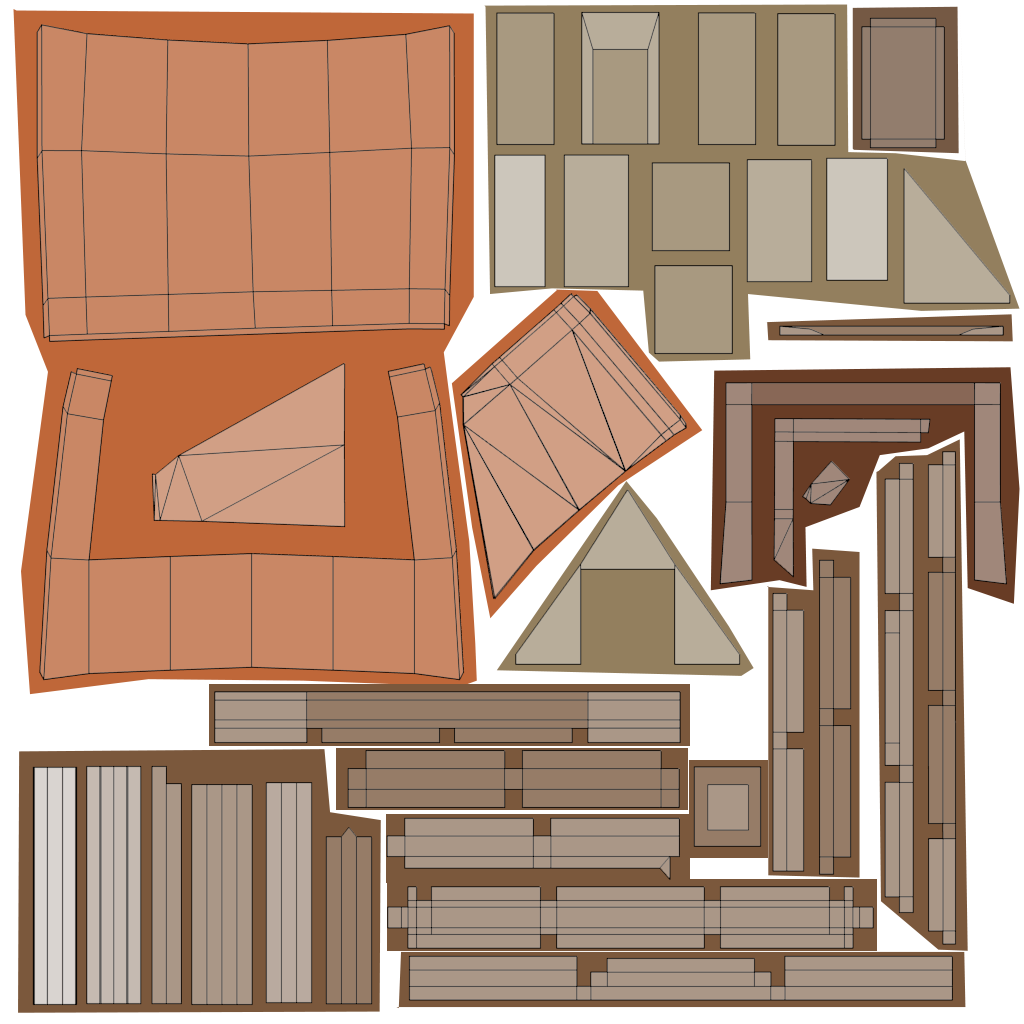
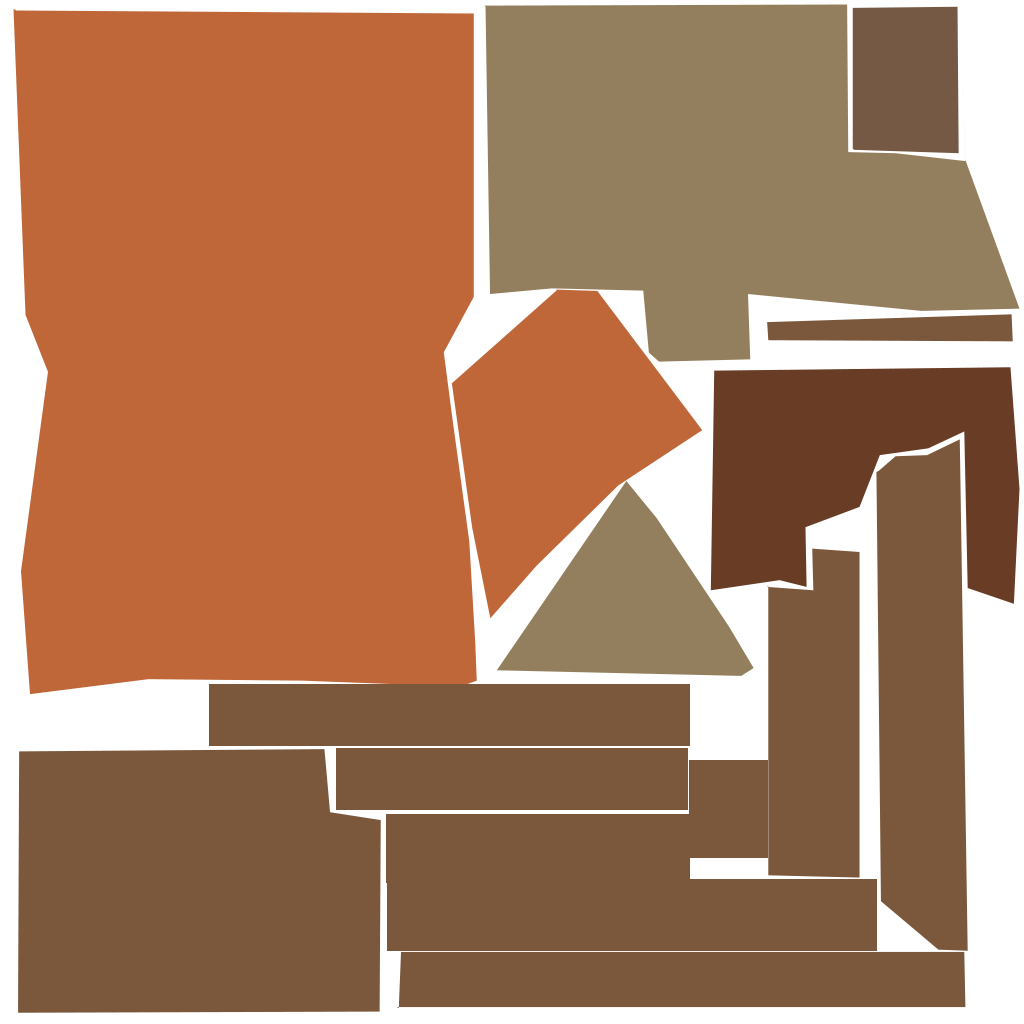
Layer changes from the first 1024×1024 image to the second:
renamed "Слой 0" to "uvs", hid it over [32, 11, 1011, 1006]
added group "details" with 13 layers above "roof_1" over [32, 11, 1011, 1006]
moved "Слой 15" into group "details" over [496, 11, 959, 676]
moved "Слой 14" into group "details" over [493, 11, 1011, 362]
moved "Слой 13" into group "details" over [779, 325, 1004, 336]
moved "Слой 12" into group "details" over [876, 439, 957, 945]
moved "Слой 11" into group "details" over [772, 548, 852, 875]
moved "Слой 10" into group "details" over [719, 382, 1008, 604]
moved "Слой 9" into group "details" over [693, 766, 762, 847]
moved "Слой 8" into group "details" over [214, 691, 681, 744]
moved "Слой 7" into group "details" over [347, 749, 680, 808]
moved "Слой 6" into group "details" over [386, 817, 680, 881]
moved "Слой 5" into group "details" over [387, 879, 874, 949]
moved "Слой 4" into group "details" over [408, 955, 953, 1001]
moved "Слой 3" into group "details" over [32, 750, 381, 1006]
renamed "Слой 2" to "roof_1", painted on it over [36, 11, 703, 695]
removed layer "Слой 1" over [36, 24, 477, 695]
